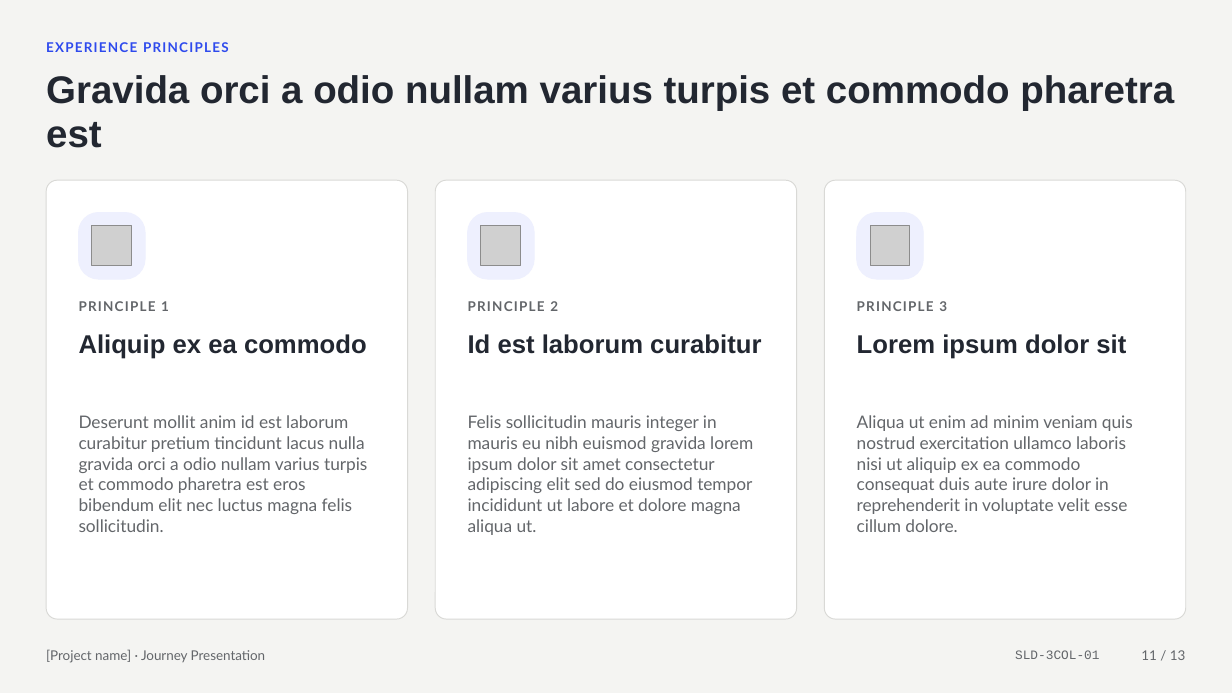
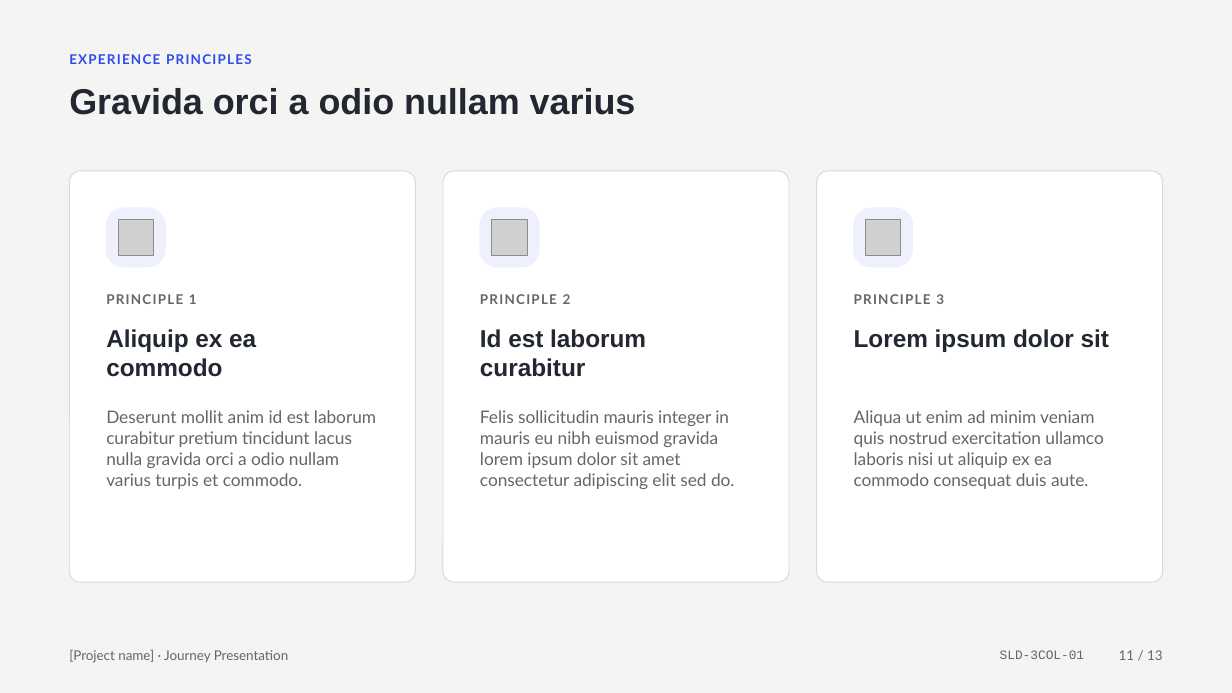
Before and after one commit to rajesh171812/storyloom.ai, a slide deck: slide 11 of downloads/templates/Template_Journey_Presentation_v1.pptx. Drawn at 1232x693 pixels with LibreOffice and Linux fonts; fonts in the diff are those of the drawing; grey boxes stand for pictures. Boxes give left, top, right and bottom in pixels: in the first picture for what was removed or moved away, otherwise in the second. Text is boxed around its words. In the diff, an @@ line names an element or a change of style, - is before the commit and + after.

```diff
--- a/downloads/templates/Template_Journey_Presentation_v1.pptx
+++ b/downloads/templates/Template_Journey_Presentation_v1.pptx
@@ text "EXPERIENCE PRINCIPLES": place and size @@
-text "EXPERIENCE PRINCIPLES" at [46,42,229,52]
+text "EXPERIENCE PRINCIPLES" at [69,54,252,64]
@@ text at [69,88,636,115]: text changed; size 30 to 28 pt @@
-Gravida orci a odio nullam varius turpis et commodo pharetra est
+Gravida orci a odio nullam varius
@@ rounded rectangle: place and size @@
-rounded rectangle at [46,180,408,619]
+rounded rectangle at [69,171,415,582]
@@ rounded rectangle: place and size @@
-rounded rectangle at [435,180,797,619]
+rounded rectangle at [443,171,788,582]
@@ proportions changed in 3 elements at [443,171,788,582], [69,171,415,582], [817,171,1163,582] @@
@@ rounded rectangle: place and size @@
-rounded rectangle at [824,180,1186,619]
+rounded rectangle at [817,171,1163,582]
@@ rounded rectangle: place and size @@
-rounded rectangle at [79,213,145,279]
+rounded rectangle at [106,208,165,267]
@@ rounded rectangle: place and size @@
-rounded rectangle at [468,213,534,279]
+rounded rectangle at [480,208,539,267]
@@ rounded rectangle: place and size @@
-rounded rectangle at [857,213,923,279]
+rounded rectangle at [854,208,913,267]
@@ picture: place and size @@
-picture at [91,226,131,265]
+picture at [118,220,153,255]
@@ picture: place and size @@
-picture at [482,226,521,265]
+picture at [492,220,527,255]
@@ picture: place and size @@
-picture at [871,226,910,265]
+picture at [866,220,901,255]
@@ text "PRINCIPLE 1": place and size @@
-text "PRINCIPLE 1" at [79,301,169,311]
+text "PRINCIPLE 1" at [106,294,197,304]
@@ text "PRINCIPLE 2": place and size @@
-text "PRINCIPLE 2" at [468,301,558,311]
+text "PRINCIPLE 2" at [480,294,571,304]
@@ text "PRINCIPLE 3": place and size @@
-text "PRINCIPLE 3" at [857,301,947,311]
+text "PRINCIPLE 3" at [854,294,944,304]
@@ text "Aliquip ex ea commodo": place and size @@
-text "Aliquip ex ea commodo" at [79,334,367,359]
+text "Aliquip ex ea commodo" at [106,329,256,377]
@@ text "Id est laborum curabitur": place and size @@
-text "Id est laborum curabitur" at [468,334,761,354]
+text "Id est laborum curabitur" at [480,329,646,377]
@@ size 20 to 19 pt in 3 elements at [480,329,646,377], [106,329,256,377], [854,329,1109,352] @@
@@ text at [106,410,376,489]: text changed @@
-Deserunt mollit anim id est laborum curabitur pretium tincidunt lacus nulla gravida orci a odio nullam varius turpis et commodo pharetra est eros bibendum elit nec luctus magna felis sollicitudin.
+Deserunt mollit anim id est laborum curabitur pretium tincidunt lacus nulla gravida orci a odio nullam varius turpis et commodo.
@@ text at [480,410,735,489]: text changed @@
-Felis sollicitudin mauris integer in mauris eu nibh euismod gravida lorem ipsum dolor sit amet consectetur adipiscing elit sed do eiusmod tempor incididunt ut labore et dolore magna aliqua ut.
+Felis sollicitudin mauris integer in mauris eu nibh euismod gravida lorem ipsum dolor sit amet consectetur adipiscing elit sed do.
@@ text at [854,410,1103,489]: text changed @@
-Aliqua ut enim ad minim veniam quis nostrud exercitation ullamco laboris nisi ut aliquip ex ea commodo consequat duis aute irure dolor in reprehenderit in voluptate velit esse cillum dolore.
+Aliqua ut enim ad minim veniam quis nostrud exercitation ullamco laboris nisi ut aliquip ex ea commodo consequat duis aute.
@@ text "[Project name] · Journey Presentation": place and size @@
-text "[Project name] · Journey Presentation" at [46,649,266,663]
+text "[Project name] · Journey Presentation" at [69,649,289,663]
@@ text "SLD-3COL-01": place and size @@
-text "SLD-3COL-01" at [1015,650,1099,659]
+text "SLD-3COL-01" at [1000,650,1084,659]
@@ text "11 / 13": place and size @@
-text "11 / 13" at [1141,650,1186,660]
+text "11 / 13" at [1119,650,1163,660]
```
Also in this commit, not shown: 12 other slides changed, 16 other files.
